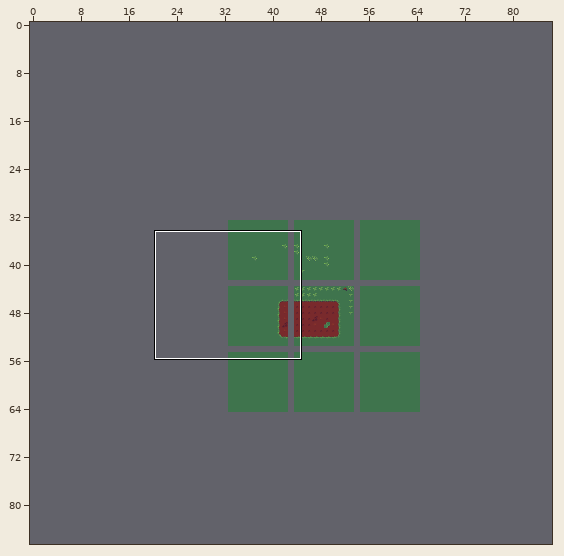
One commit to this Tiled map: assets/data/world.tmx. Above, an overview of the earlier version with the close-up marked.
Close-up. The starting point:
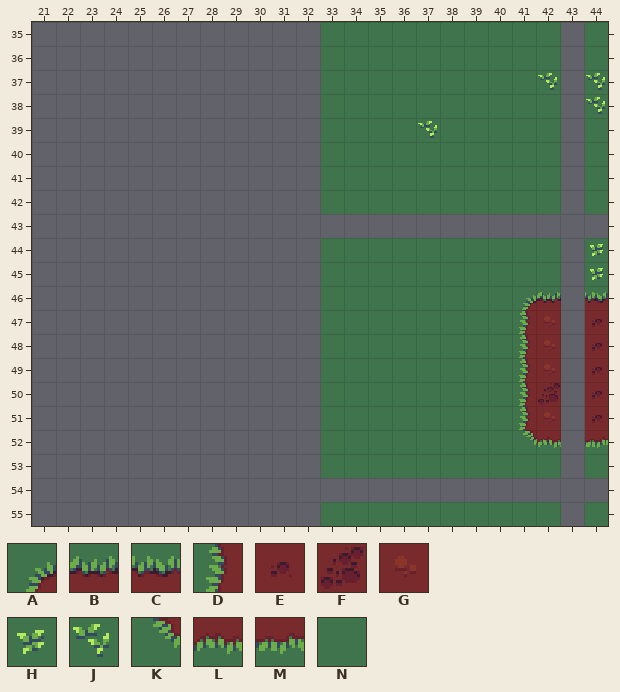
Cells are 16x16 px. Shown: x 21..44, y 35..55. The commit also changed other parts of the map, which this record leaves out. The old version is drawn lined up with the new one.
Key: from "tiles": A 0, B 1, C 4, D 24, E 27, F 75, G 76, H 78, J 102, K 120, L 121, M 124, N 150.
_ is an empty cell.
Layer "background" before, first column x 21:
35 ____________NNNNNNNNNN_N
36 ____________NNNNNNNNNN_N
37 ____________NNNNNNNNNJ_J
38 ____________NNNNNNNNNN_J
39 ____________NNNNJNNNNN_N
40 ____________NNNNNNNNNN_N
41 ____________NNNNNNNNNN_N
42 ____________NNNNNNNNNN_N
43 ________________________
44 ____________NNNNNNNNNN_H
45 ____________NNNNNNNNNN_H
46 ____________NNNNNNNNAB_C
47 ____________NNNNNNNNDG_E
48 ____________NNNNNNNNDG_E
49 ____________NNNNNNNNDG_E
50 ____________NNNNNNNNDF_E
51 ____________NNNNNNNNDG_E
52 ____________NNNNNNNNKL_M
53 ____________NNNNNNNNNN_N
54 ________________________
55 ____________NNNNNNNNNN_N
And afterwards:
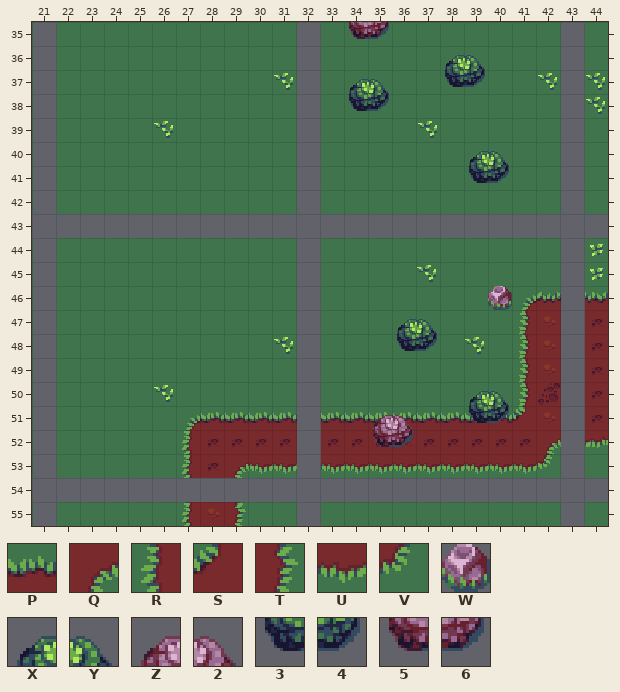
Further tiles: from "tiles": P 2, Q 25, R 48, S 50, T 77, U 122, V 125, W 167, X 259, Y 260, Z 261, 2 262, 3 283, 4 284, 5 285, 6 286.
Tiles of an added or newly shown layer are drawn over the layers below it.
Difference:
map size 60x60 -> 87x87 cells (old content now starts at 21,23; both pictures use the new coordinates)
Layer "background":
Tile A now appears in row 51 at x 27.
The author changed tile K to tile E in row 52 at x 41.
The author changed tile N to tile E in row 52 at x 33 to 40.
Tile E now appears in row 52 at x 28 to 31; in row 53 at x 28.
Tile G now appears in row 55 at x 28.
Tile J now appears in row 37 at x 31; in row 39 at x 26; in row 48 at x 31; in row 50 at x 26.
Tile N now appears in rows 35 to 36 at x 22 to 31; in row 37 at x 22 to 30; in row 38 at x 22 to 31; in row 39 at x 22 to 25 and 27 to 31; in rows 40 to 42 at x 22 to 31; in rows 44 to 47 at x 22 to 31.
Tile N now appears in row 48 at x 22 to 30; in row 49 at x 22 to 31; in row 50 at x 22 to 25 and 27 to 31; in rows 51 to 53 at x 22 to 26; in row 55 at x 22 to 26 and 30 to 31.
The author changed tile N to tile P in row 51 at x 33 to 40.
Tile P now appears in row 51 at x 28 to 31.
The author changed tile L to tile Q in row 52 at x 42.
Tile Q now appears in row 53 at x 29.
Tile R now appears in rows 52 to 53 at x 27; in row 55 at x 27.
The author changed tile D to tile S in row 51 at x 41.
Tile T now appears in row 55 at x 29.
The author changed tile N to tile U in row 53 at x 33 to 41.
Tile U now appears in row 53 at x 30 to 31.
The author changed tile N to tile V in row 53 at x 42.
Layer "foreground" (now shown):
Tile 2 now appears in row 51 at x 36.
Tile 3 now appears in row 37 at x 38; in row 38 at x 34; in row 41 at x 39; in row 48 at x 36; in row 51 at x 39.
Tile 4 now appears in row 37 at x 39; in row 38 at x 35; in row 41 at x 40; in row 48 at x 37; in row 51 at x 40.
Tile 5 now appears in row 35 at x 34; in row 52 at x 35.
Tile 6 now appears in row 35 at x 35; in row 52 at x 36.
Tile J now appears in row 45 at x 37; in row 48 at x 39.
Tile W now appears in row 46 at x 40.
Tile X now appears in row 36 at x 38; in row 37 at x 34; in row 40 at x 39; in row 47 at x 36; in row 50 at x 39.
Tile Y now appears in row 36 at x 39; in row 37 at x 35; in row 40 at x 40; in row 47 at x 37; in row 50 at x 40.
Tile Z now appears in row 51 at x 35.
